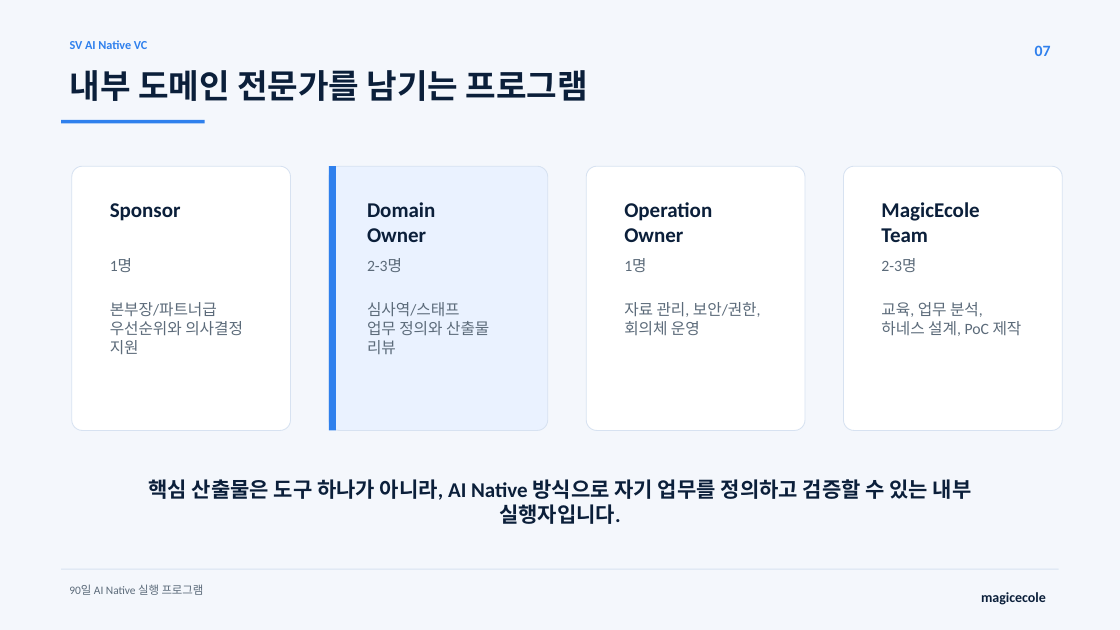
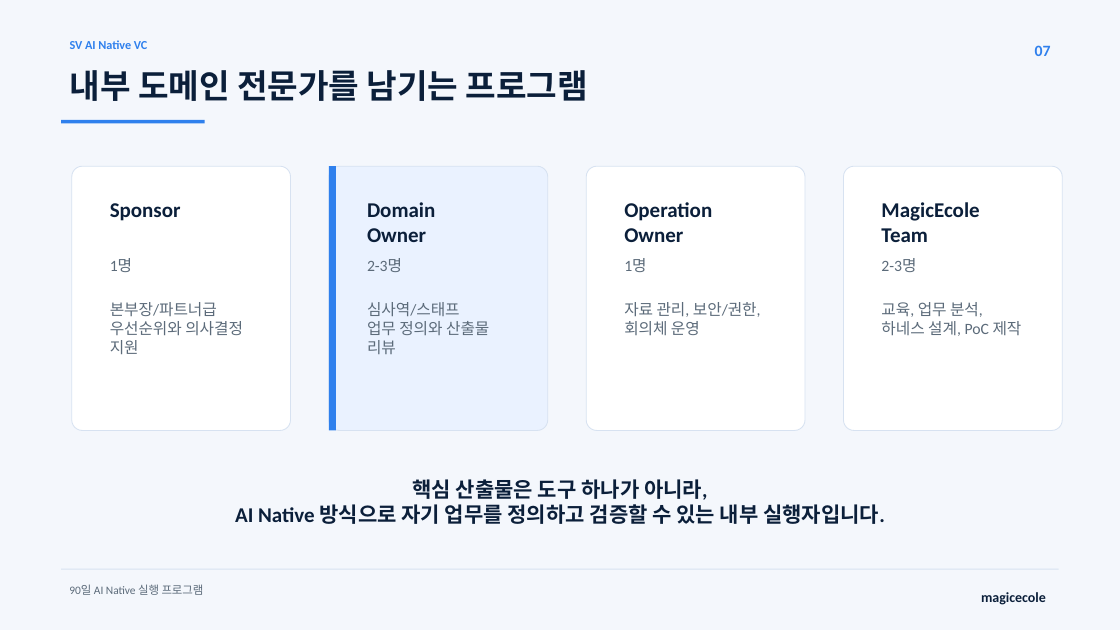
Before and after one commit to MagicecoleAI/svinvest-ai-native-vc-workshop, a slide deck: slide 7 of outputs/SV_AI_Native_90일_실행프로그램.pptx. Drawn at 1120x630 pixels with LibreOffice and Linux fonts; fonts in the diff are those of the drawing. Boxes give left, top, right and bottom in pixels: in the first picture for what was removed or moved away, otherwise in the second. Text is boxed around its words. In the diff, an @@ line names an element or a change of style, - is before the commit and + after.

```diff
--- a/outputs/SV_AI_Native_90일_실행프로그램.pptx
+++ b/outputs/SV_AI_Native_90일_실행프로그램.pptx
@@ text at box(235, 479, 885, 524): text changed @@
-핵심 산출물은 도구 하나가 아니라, AI Native 방식으로 자기 업무를 정의하고 검증할 수 있는 내부 실행자입니다.
+핵심 산출물은 도구 하나가 아니라,
+AI Native 방식으로 자기 업무를 정의하고 검증할 수 있는 내부 실행자입니다.
```
Also in this commit, not shown: 7 other slides changed, 1 slide removed, 1 other file.
